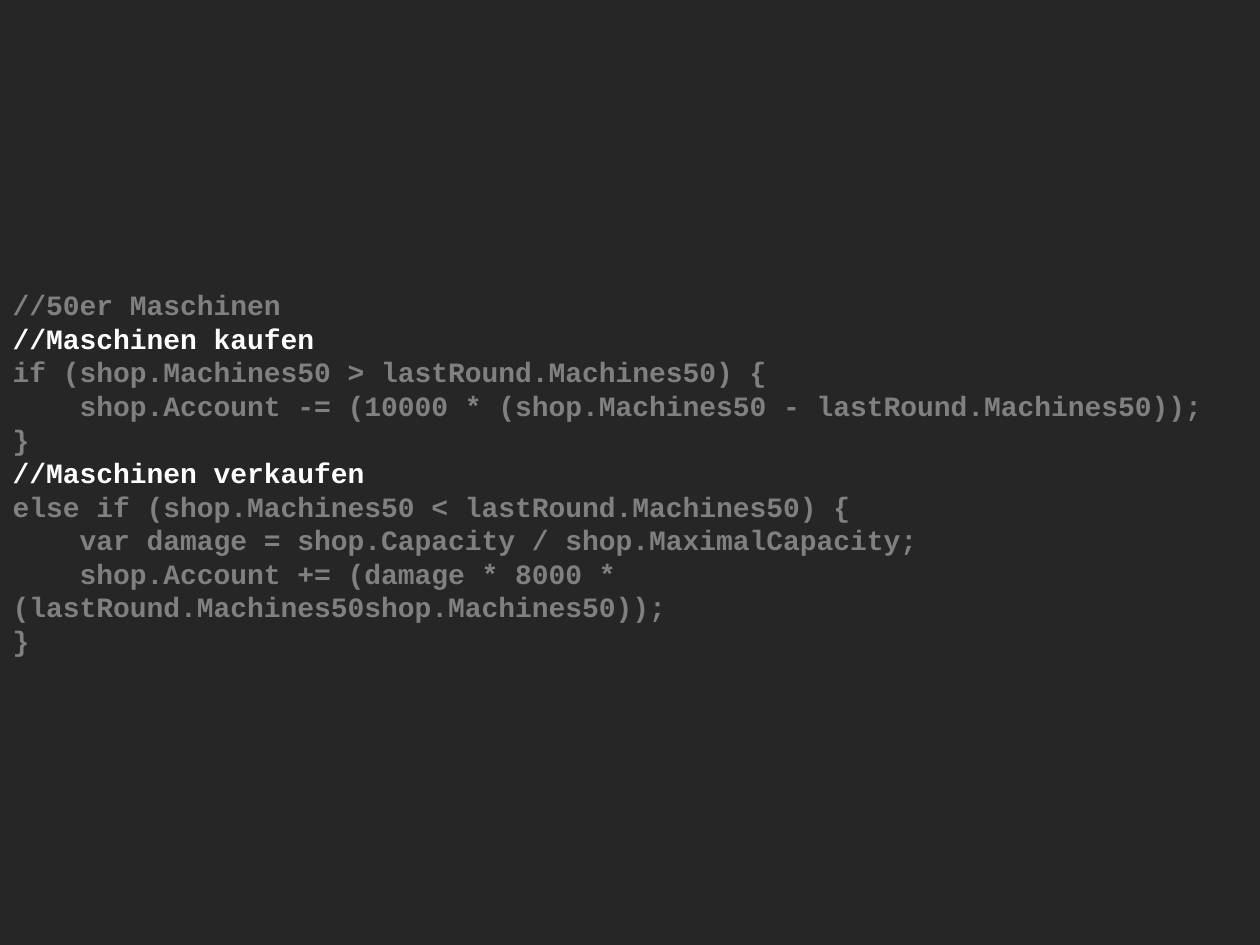
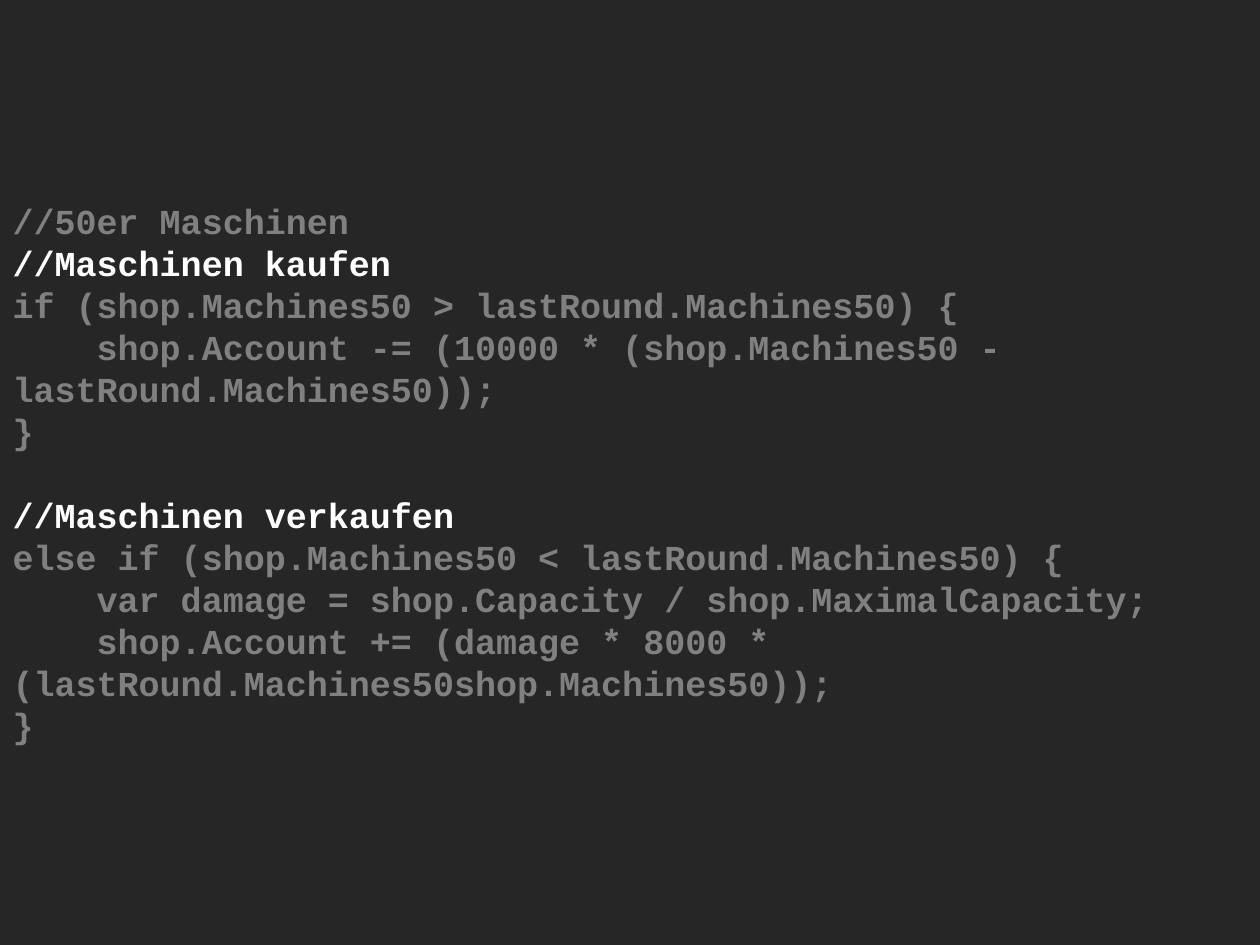
Before and after one commit to cessor/empathiccode, a slide deck: slide 131 of EmpathicRefactoring.pptx (slide 113 before the commit). Drawn at 1260x945 pixels with LibreOffice and Linux fonts; fonts in the diff are those of the drawing. Boxes give left, top, right and bottom in pixels: in the first picture for what was removed or moved away, otherwise in the second. Text is boxed around its words. In the diff, an @@ line names an element or a change of style, - is before the commit and + after.

```diff
--- a/EmpathicRefactoring.pptx
+++ b/EmpathicRefactoring.pptx
@@ title "//50er Maschinen //Maschinen kaufen if ..." at <box>0,0,1260,945</box>: size 16 to 20 pt @@
```
Also in this commit, not shown: 7 other slides changed, 28 slides added, 1 slide removed, 4 other files.
